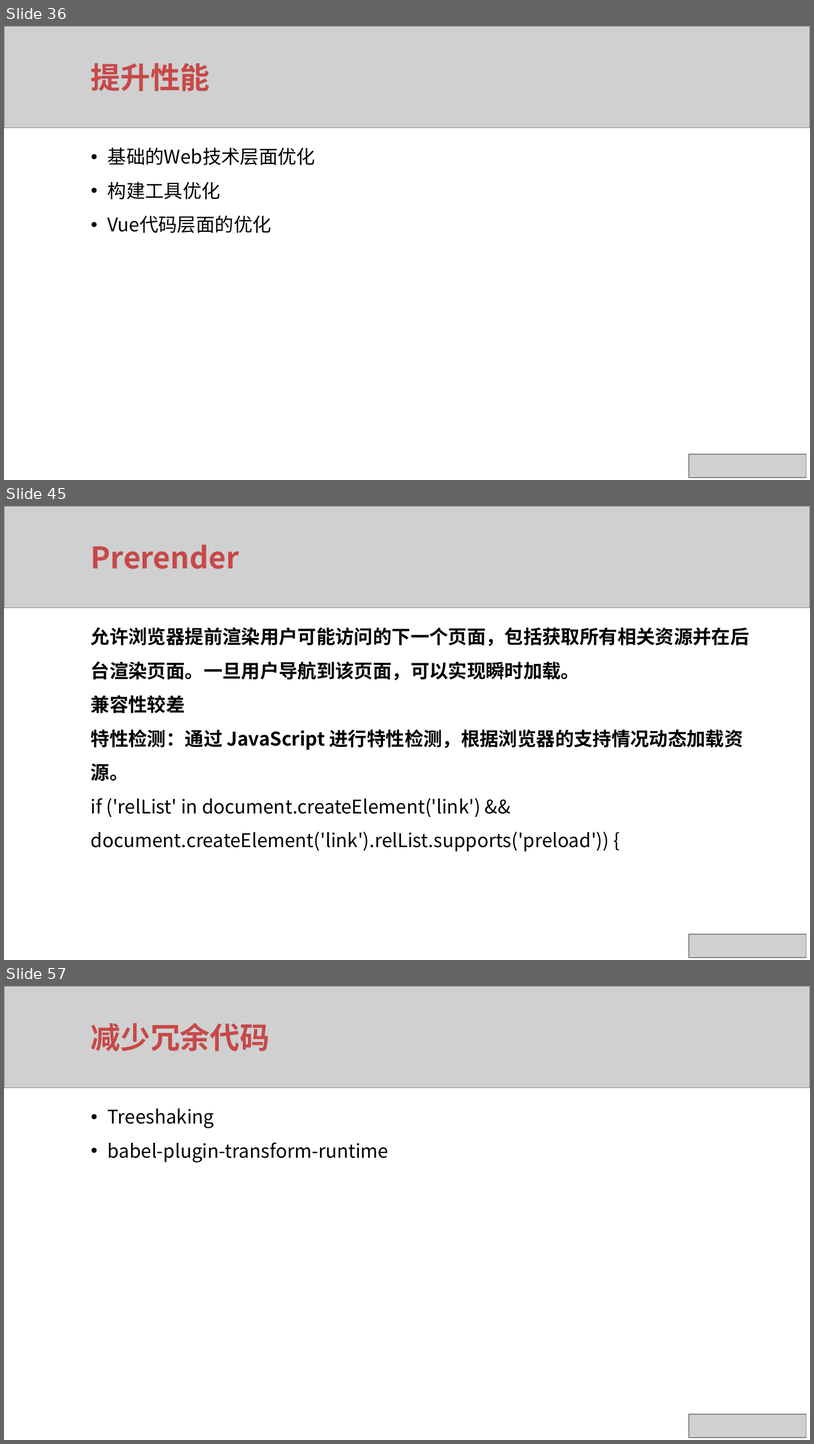
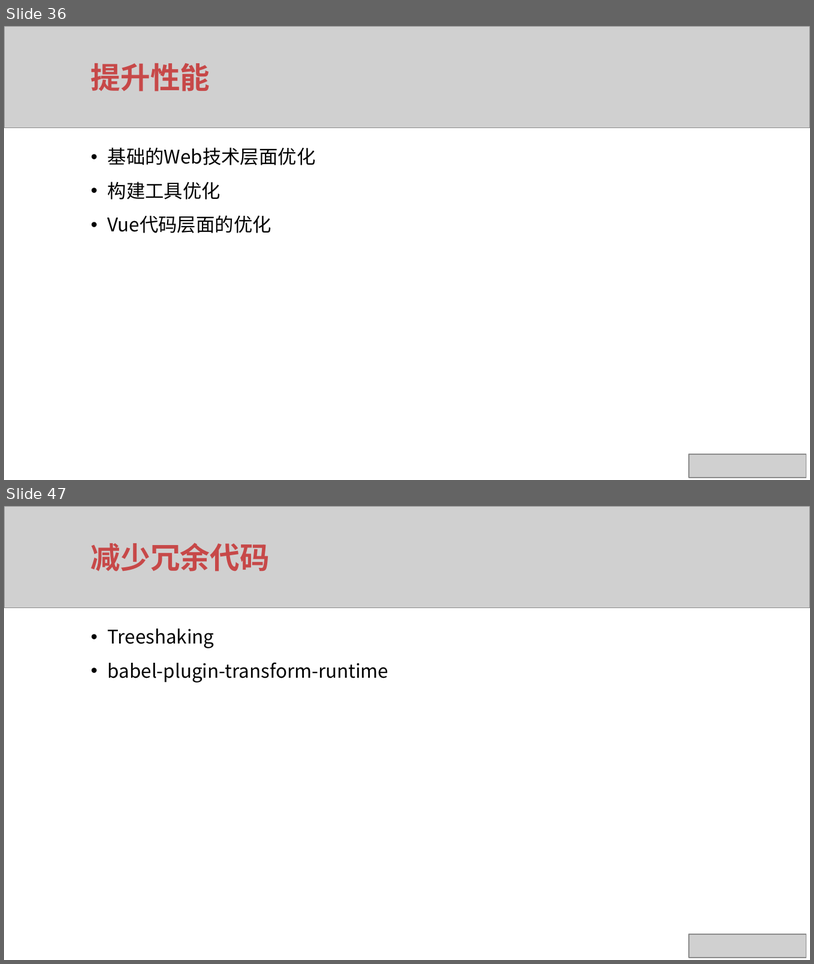
Before and after one commit to xuqunhai/python, a slide deck: 创课/ppt/ppt/Vue项目最佳实践.pptx. Shown one above the other, each under a label of ours: slides 36, 45 and 57 before the commit, slides 36 and 47 after it; the slides between them are not shown. The pictures are 814x1444 and 814x964 pixels, drawn with LibreOffice and Linux fonts; fonts in the diff are those of the drawing; grey boxes stand for pictures. Boxes give left, top, right and bottom in pixels: in the first picture for what was removed or moved away, otherwise in the second. Text is boxed around its words. In the diff, an @@ line names an element or a change of style, - is before the commit and + after.

```diff
--- a/创课/ppt/ppt/Vue项目最佳实践.pptx
+++ b/创课/ppt/ppt/Vue项目最佳实践.pptx
@@ slide 45 removed at (4,506,810,960), background #FFFFFF @@
@@ picture removed at (4,506,810,607) @@
@@ text removed at (91,544,239,569) @@
-Prerender
@@ text removed at (91,627,750,852) @@
-允许浏览器提前渲染用户可能访问的下一个页面，包括获取所有相关资源并在后台渲染页面。一旦用户导航到该页面，可以实现瞬时加载。
-兼容性较差
-特性检测：通过 JavaScript 进行特性检测，根据浏览器的支持情况动态加载资源。
-if ('relList' in document.createElement('link') && document.createElement('link').relList.supports('preload')) {
@@ picture removed at (689,934,806,958) @@
@@ what was slide 57 is now slide 47 @@
```
Also in this commit, not shown: 8 slides changed, 4 slides added, 14 other slides removed, 9 other files.
